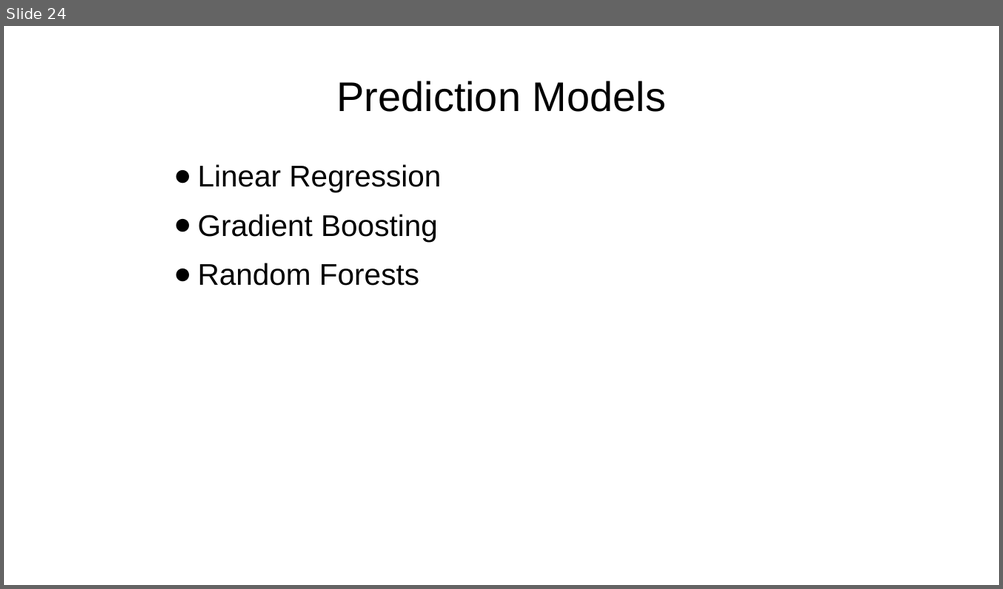
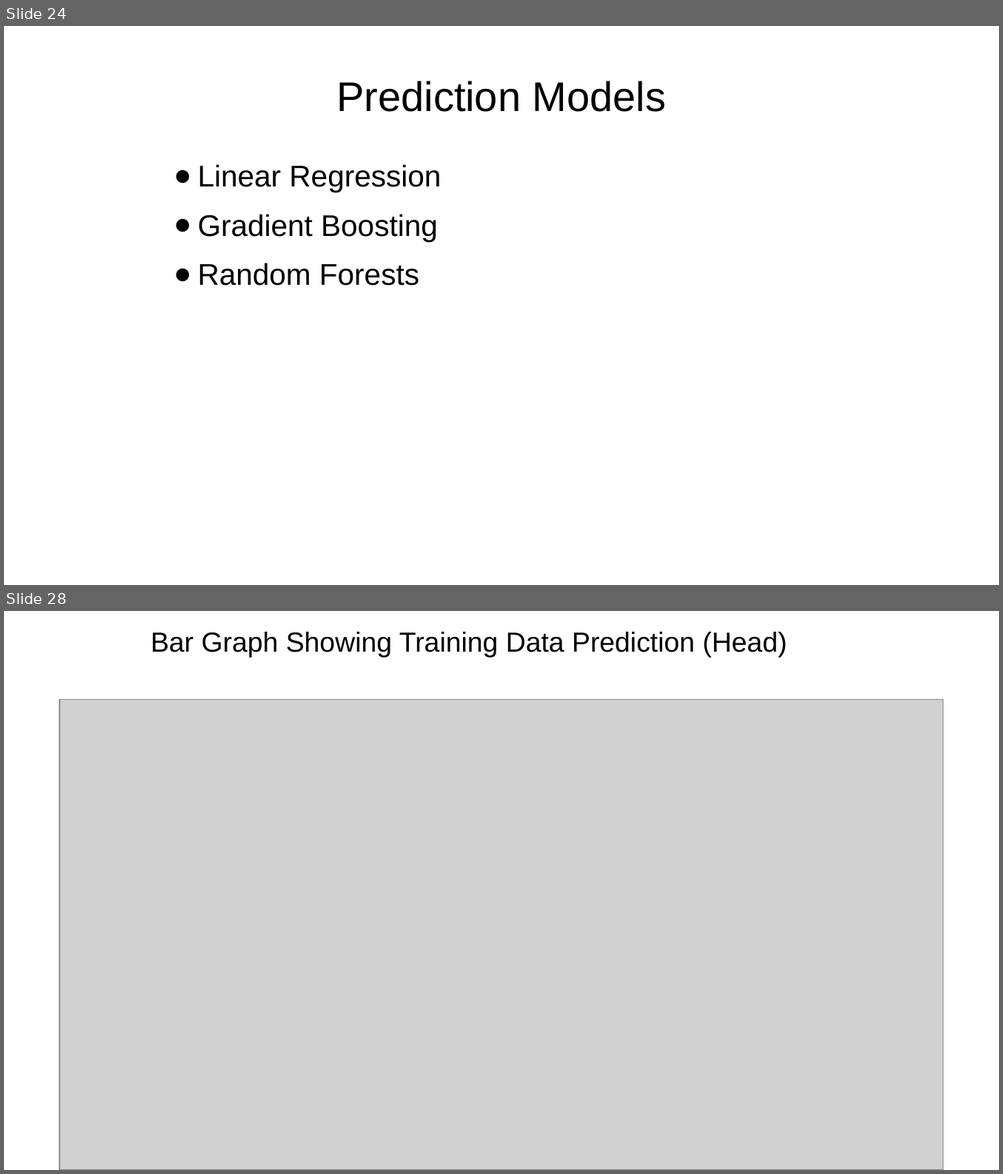
Before and after one commit to bariki/house-prices-predicition, a slide deck: Presentation.pptx. Shown one above the other, each under a label of ours: slide 24 before the commit, slides 24 and 28 after it; the slides between them are not shown. The pictures are 1003x589 and 1003x1174 pixels, drawn with LibreOffice and Linux fonts; fonts in the diff are those of the drawing; grey boxes stand for pictures. Boxes give left, top, right and bottom in pixels: in the first picture for what was removed or moved away, otherwise in the second. Text is boxed around its words. In the diff, an @@ line names an element or a change of style, - is before the commit and + after.

```diff
--- a/Presentation.pptx
+++ b/Presentation.pptx
@@ slide 28 added at <box>4,611,999,1170</box>, background #FFFFFF @@
@@ text added at <box>151,632,787,658</box>, 20 pt, text #000000 @@
+Bar Graph Showing Training Data Prediction (Head)
@@ picture added at <box>60,700,943,1170</box> @@
```
Also in this commit, not shown: 4 slides changed, 2 other slides added, 2 slides removed.
